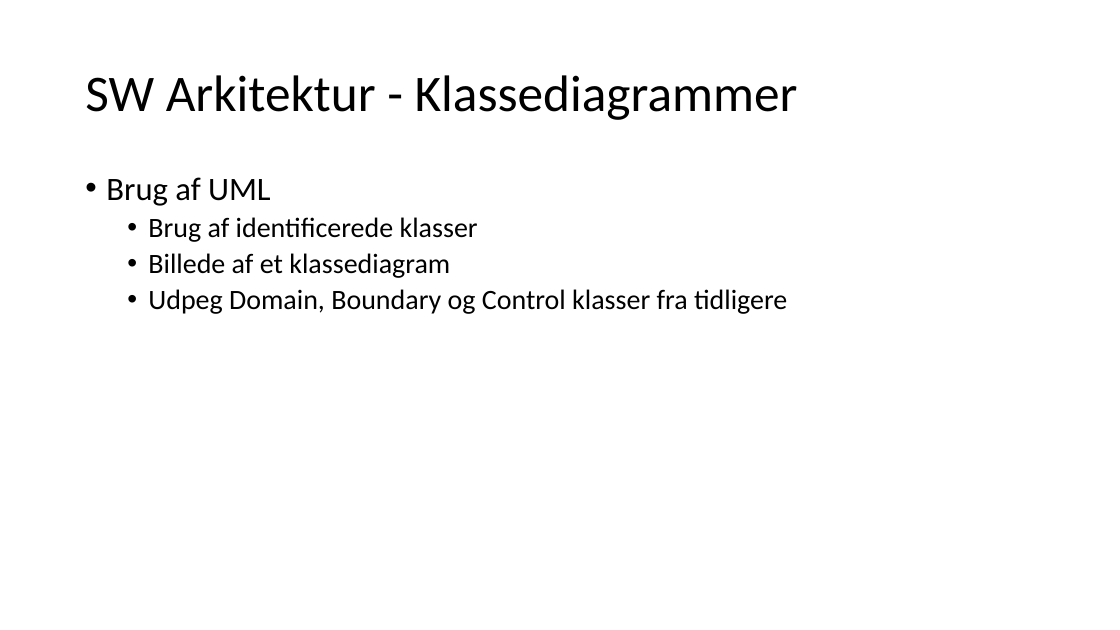
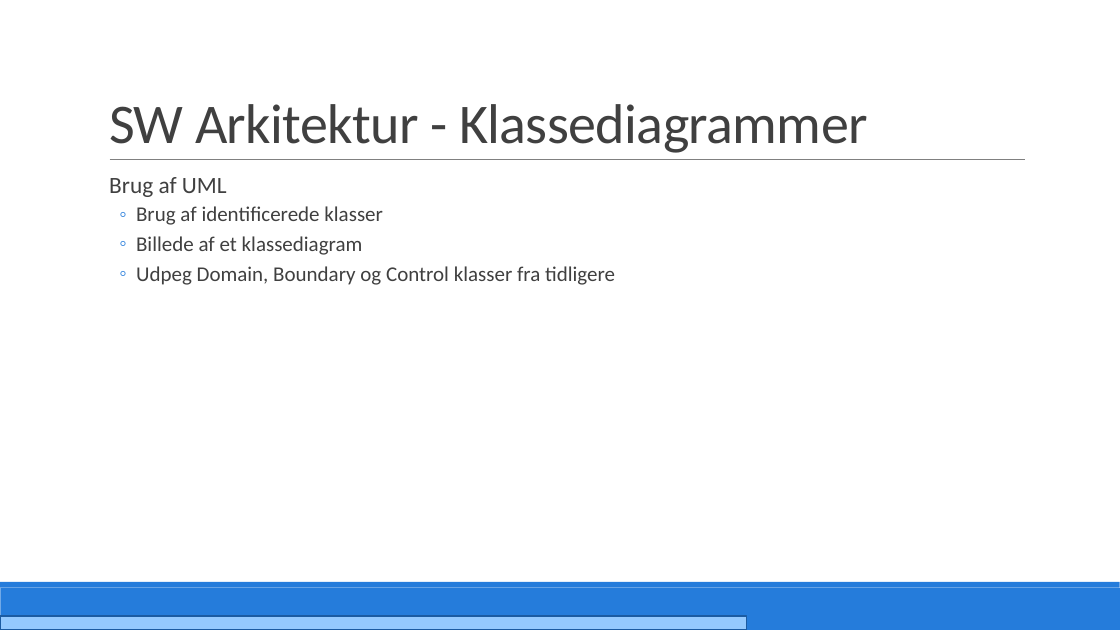
Before and after one commit to PRJ2GR15/Rapport, a slide deck: slide 22 of Fremlæggelse/Fremlæggelse.pptm. Drawn at 1120x630 pixels with LibreOffice and Linux fonts; fonts in the diff are those of the drawing. Boxes give left, top, right and bottom in pixels: in the first picture for what was removed or moved away, otherwise in the second. Text is boxed around its words. In the diff, an @@ line names an element or a change of style, - is before the commit and + after.

```diff
--- a/Fremlæggelse/Fremlæggelse.pptm
+++ b/Fremlæggelse/Fremlæggelse.pptm
@@ title "SW Arkitektur - Klassediagrammer": place and size @@
-title "SW Arkitektur - Klassediagrammer" at [85, 75, 798, 120]
+title "SW Arkitektur - Klassediagrammer" at [109, 104, 868, 153]
@@ title "SW Arkitektur - Klassediagrammer" at [109, 104, 868, 153]: size 44 to 48 pt, text colour #000000 to #404040, letter spacing 0 to -0.5 pt; line spacing 0.9 to 0.85; vertical alignment middle to bottom @@
@@ text "Brug af UML" at [109, 177, 615, 285]: size 28 to 20 pt in "Brug af UML"; text colour #000000 to #404040, size 24 to 18 pt; bullet • to  ; more space between paragraphs; bullet • to ◦ @@
@@ line added from (110, 160) to (1026, 160), #808080 0.5 pt @@
@@ rectangle added at [0, 588, 1120, 630], fill #257CDB @@
@@ rectangle added at [0, 582, 1120, 588], fill #257CDB @@
@@ rectangle added at [0, 616, 747, 630], fill #94C9FE, outline #1B5CA2 1.25 pt @@
```
Also in this commit, not shown: 30 other slides changed, 2 slides added, 2 slides removed.
